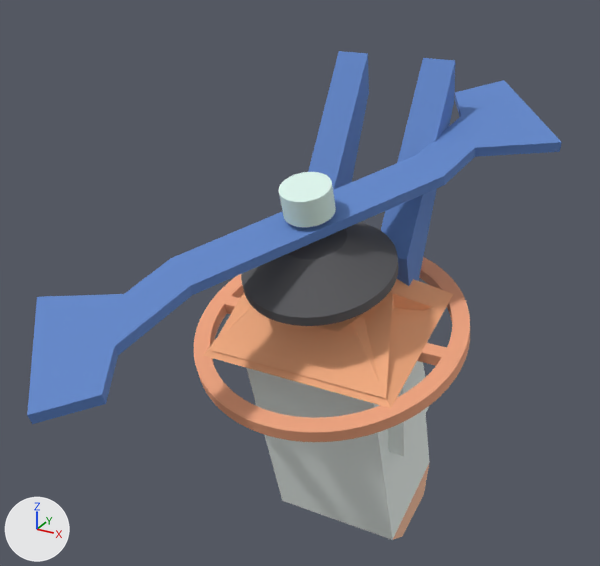
Renders of the glTF model viewer/data/models/gyronino.glb from each side of a commit.
Rendered twice from a 50 mm lens placed at (99.2, -212.2, 120.7), pointed at (-5.9, -21.0, 25.2). Arrows for +X, +Y and +Z are at lower left; the lights stay in place. The first picture is the older version.

In view in the first picture: 'bevel_gear', 'chassis', 'foot_l', 'foot_r', 'gyro_block', 'gyro_ring', 'nose_hub', 'strut_l', 'tail_cap', 'weapon'.
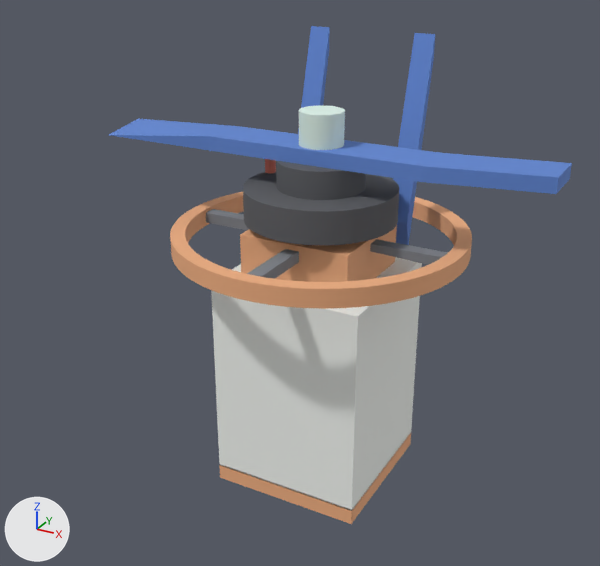
Where the change shows, as pixel boxes [x1, y1, x2, y2] in the pictures (600 x 566 px):
'chassis', reshaped: before [246, 368, 430, 540]; after [211, 257, 422, 511]
'weapon', reshaped (13% narrower, 78% shorter): before [27, 80, 562, 424]; after [109, 119, 572, 194]
'gyro_ring', reshaped (9% wider, 37% shorter): before [194, 257, 470, 442]; after [170, 192, 472, 309]
'gyro_block', reshaped: before [203, 279, 453, 408]; after [240, 225, 397, 282]
'bevel_gear', reshaped (30% shorter): before [241, 222, 399, 326]; after [243, 172, 399, 245]
'foot_l', reshaped: before [381, 58, 455, 286]; after [393, 33, 435, 245]
'foot_r', reshaped (47% narrower, 22% shorter): before [308, 51, 369, 190]; after [298, 26, 330, 134]
'nose_hub', reshaped (19% narrower, 18% shorter): before [279, 172, 336, 227]; after [299, 105, 345, 150]
'tail_cap', reshaped: before [393, 462, 430, 540]; after [219, 432, 411, 524]
'bevel_hub', added: after [276, 161, 366, 200]
'spoke_h', added: after [206, 209, 448, 265]
'strut_l', deleted: before [388, 361, 429, 456]
'spoke_v', added: after [247, 249, 299, 279]
'lock_pin', reshaped (not visible before): after [265, 159, 276, 173]
part 1 of me_chassis, added: after [211, 257, 422, 511]
part 2 of me_chassis, deleted: before [246, 368, 430, 540]
part 6 of me_gyro_ring, added (beige): after [170, 192, 472, 309]
part 7 of me_gyro_ring, deleted (beige): before [194, 257, 470, 442]
part 9 of me_nose_hub, deleted (pale green): before [279, 172, 336, 227]
part 10 of me_nose_hub, added: after [299, 105, 345, 150]

Edits to the bpy script that builds the scene:
```text
Change me_chassis:
    remove me_chassis.from_pydata(...)  # 558 vertices, 1100 faces; spans x -21.0..21.0, y -29.4..25.8, z -67.3..13.6
    add me_chassis.from_pydata(...)  # 556 vertices, 1116 faces; spans x -22.0..22.0, y -42.0..2.0, z -30.0..30.0
    me_chassis part 1: a new loose piece of 548 vertices spanning x -22.0..22.0, y -42.0..2.0, z -30.0..30.0, in mat_chassis (white #f5f8f4)
    me_chassis part 2: 550 vertices removed from x -21.0..21.0, y -29.4..25.8, z -67.3..13.6
    other edits to the shape of me_chassis do not show in these pictures
Change me_weapon:
    remove me_weapon.from_pydata(...)  # 29 vertices, 54 faces; spans x -53.0..53.0, y -106.0..55.0, z 19.0..74.0
    add me_weapon.from_pydata(...)  # 15 vertices, 26 faces; spans x -62.0..62.0, y -33.0..-7.0, z 62.0..66.0
    me_weapon part 3: the whole mesh is rebuilt
Change me_tail_cap:
    remove me_tail_cap.from_pydata(...)  # 36 vertices, 72 faces; spans x -21.0..21.0, y -6.5..25.8, z -72.8..-56.0
    add me_tail_cap.from_pydata(...)  # 8 vertices, 12 faces; spans x -22.0..22.0, y -42.0..2.0, z -34.5..-29.5
    me_tail_cap part 4: the whole mesh is rebuilt
Change me_gyro_block:
    remove me_gyro_block.from_pydata(...)  # 583 vertices, 1166 faces; spans x -30.0..30.0, y -36.7..9.0, z 2.8..33.1
    add me_gyro_block.from_pydata(...)  # 30 vertices, 52 faces; spans x -16.0..16.0, y -36.0..-4.0, z 29.0..43.0
    me_gyro_block part 5: 583 vertices removed from x -30.0..30.0, y -36.7..9.0, z 2.8..33.1; 30 vertices added at x -16.0..16.0, y -36.0..-4.0, z 29.0..43.0
Change me_gyro_ring:
    remove me_gyro_ring.from_pydata(...)  # 452 vertices, 908 faces; spans x -41.0..41.0, y -52.8..26.4, z -6.2..22.9
    add me_gyro_ring.from_pydata(...)  # 492 vertices, 984 faces; spans x -41.0..41.0, y -61.0..21.0, z 37.5..42.5
    me_gyro_ring part 6: 492 vertices added at x -41.0..41.0, y -61.0..21.0, z 37.5..42.5
    me_gyro_ring part 7: 452 vertices removed from x -41.0..41.0, y -52.8..26.4, z -6.2..22.9
Change me_bevel_gear:
    remove me_bevel_gear.from_pydata(...)  # 1478 vertices, 2952 faces; spans x -22.0..22.0, y -41.9..0.9, z 22.4..43.4
    add me_bevel_gear.from_pydata(...)  # 1196 vertices, 2384 faces; spans x -21.0..21.0, y -41.0..1.0, z 45.5..54.5
    me_bevel_gear part 8: 1478 vertices removed from x -22.0..22.0, y -41.9..0.9, z 22.4..43.4; 1196 vertices added at x -21.0..21.0, y -41.0..1.0, z 45.5..54.5
Change me_nose_hub:
    remove me_nose_hub.from_pydata(...)  # 258 vertices, 512 faces; spans x -7.0..7.0, y -35.6..-19.8, z 47.1..59.0
    add me_nose_hub.from_pydata(...)  # 252 vertices, 500 faces; spans x -6.0..6.0, y -26.0..-14.0, z 65.0..75.0
    me_nose_hub part 9: 258 vertices removed from x -7.0..7.0, y -35.6..-19.8, z 47.1..59.0
    me_nose_hub part 10: 252 vertices added at x -6.0..6.0, y -26.0..-14.0, z 65.0..75.0, forming a 126-sided cylinder along z
Change me_foot_l:
    remove me_foot_l.from_pydata(...)  # 27 vertices, 46 faces; spans x 9.0..19.0, y -2.6..29.6, z 9.3..82.6
    add me_foot_l.from_pydata(...)  # 18 vertices, 32 faces; spans x 11.2..19.0, y -5.9..9.5, z 34.0..92.0
    me_foot_l part 11: 17 vertices removed from x 9.0..19.0, y -2.6..29.6, z 9.3..82.6; 18 vertices added at x 11.2..19.0, y -5.9..9.5, z 34.0..92.0
    other edits to the shape of me_foot_l do not show in these pictures
Change me_foot_r:
    remove me_foot_r.from_pydata(...)  # 25 vertices, 42 faces; spans x -19.0..-9.0, y -2.6..29.6, z 9.0..82.6
    add me_foot_r.from_pydata(...)  # 18 vertices, 32 faces; spans x -19.0..-11.2, y -5.9..9.5, z 34.0..92.0
    me_foot_r part 12: the whole mesh is rebuilt
Change me_lock_pin:
    remove me_lock_pin.from_pydata(...)  # 252 vertices, 500 faces; spans x -5.3..-2.3, y -30.5..-13.7, z 0.9..44.8
    add me_lock_pin.from_pydata(...)  # 252 vertices, 500 faces; spans x -20.5..-17.5, y -16.2..-13.2, z 24.0..62.6
    me_lock_pin part 13: 252 vertices added at x -20.5..-17.5, y -16.2..-13.2, z 24.0..62.6, forming a 126-sided cylinder along z
    other edits to the shape of me_lock_pin do not show in these pictures
Remove ob_strut_l:
    ob_strut_l = bpy.data.objects.new('strut_l', me_strut_l)
Add ob_bevel_hub:
    ob_bevel_hub = bpy.data.objects.new('bevel_hub', me_bevel_hub)  # 429 vertices, 850 faces; spans x -12.0..12.0, y -32.0..-8.0, z 54.0..62.0; in mat_bevel_hub (dark grey #5d5f63)
    ob_bevel_hub.location = (0.0, 0.0, 0.0)
Add ob_spoke_v:
    ob_spoke_v = bpy.data.objects.new('spoke_v', me_spoke_v)  # 15 vertices, 26 faces; spans x -2.0..2.0, y -58.0..18.0, z 38.5..41.5; in mat_spoke_v (grey #83868d)
    ob_spoke_v.location = (0.0, 0.0, 0.0)
Add ob_spoke_h:
    ob_spoke_h = bpy.data.objects.new('spoke_h', me_spoke_h)  # 15 vertices, 26 faces; spans x -38.0..38.0, y -22.0..-18.0, z 38.5..41.5; in mat_spoke_h (grey #83868d)
    ob_spoke_h.location = (0.0, 0.0, 0.0)
```
